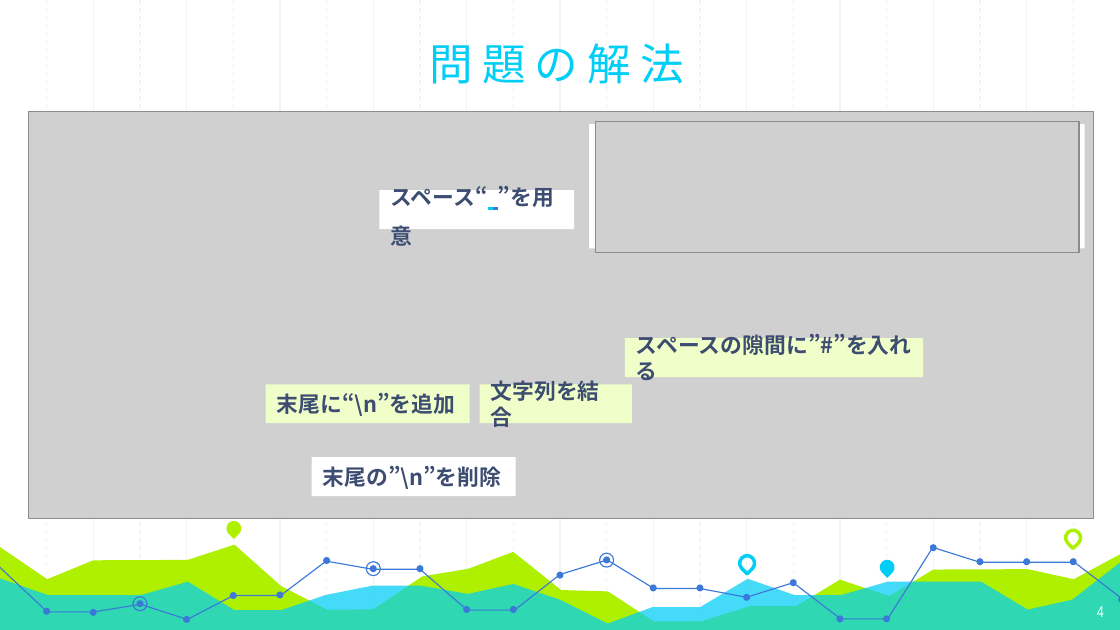
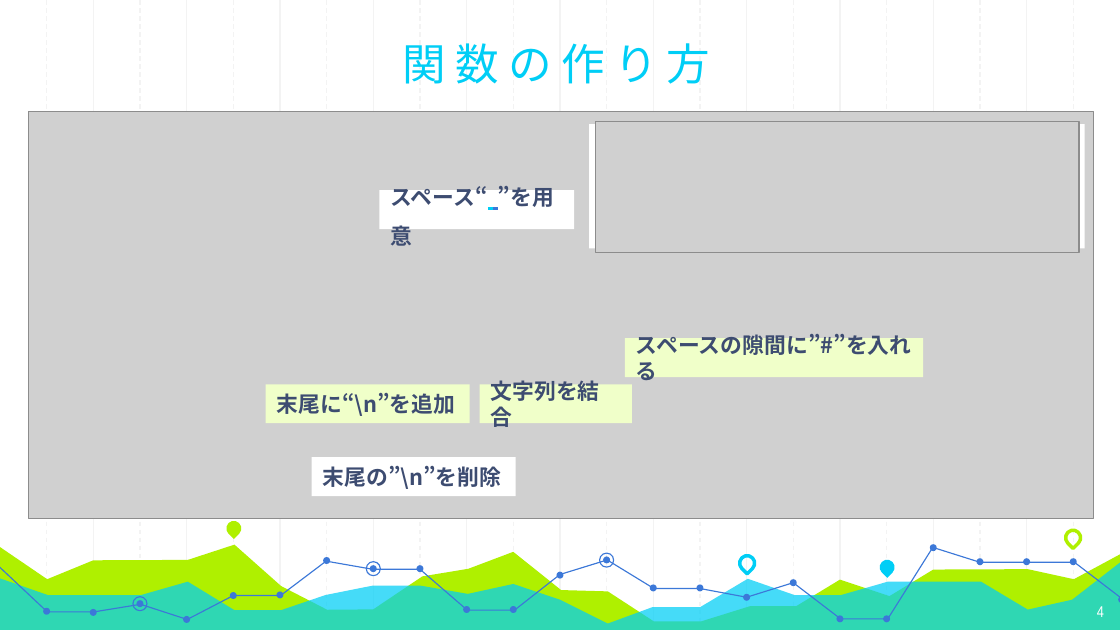
Before and after one commit to kondo0608/tree, a slide deck: slide 4 of presentation.pptx. Drawn at 1120x630 pixels with LibreOffice and Linux fonts; fonts in the diff are those of the drawing; grey boxes stand for pictures. Boxes give left, top, right and bottom in pixels: in the first picture for what was removed or moved away, otherwise in the second. Text is boxed around its words. In the diff, an @@ line names an element or a change of style, - is before the commit and + after.

```diff
--- a/presentation.pptx
+++ b/presentation.pptx
@@ title at box(403, 43, 711, 84): text changed @@
-問題の解法
+関数の作り方
```
Also in this commit, not shown: 2 other slides changed.
